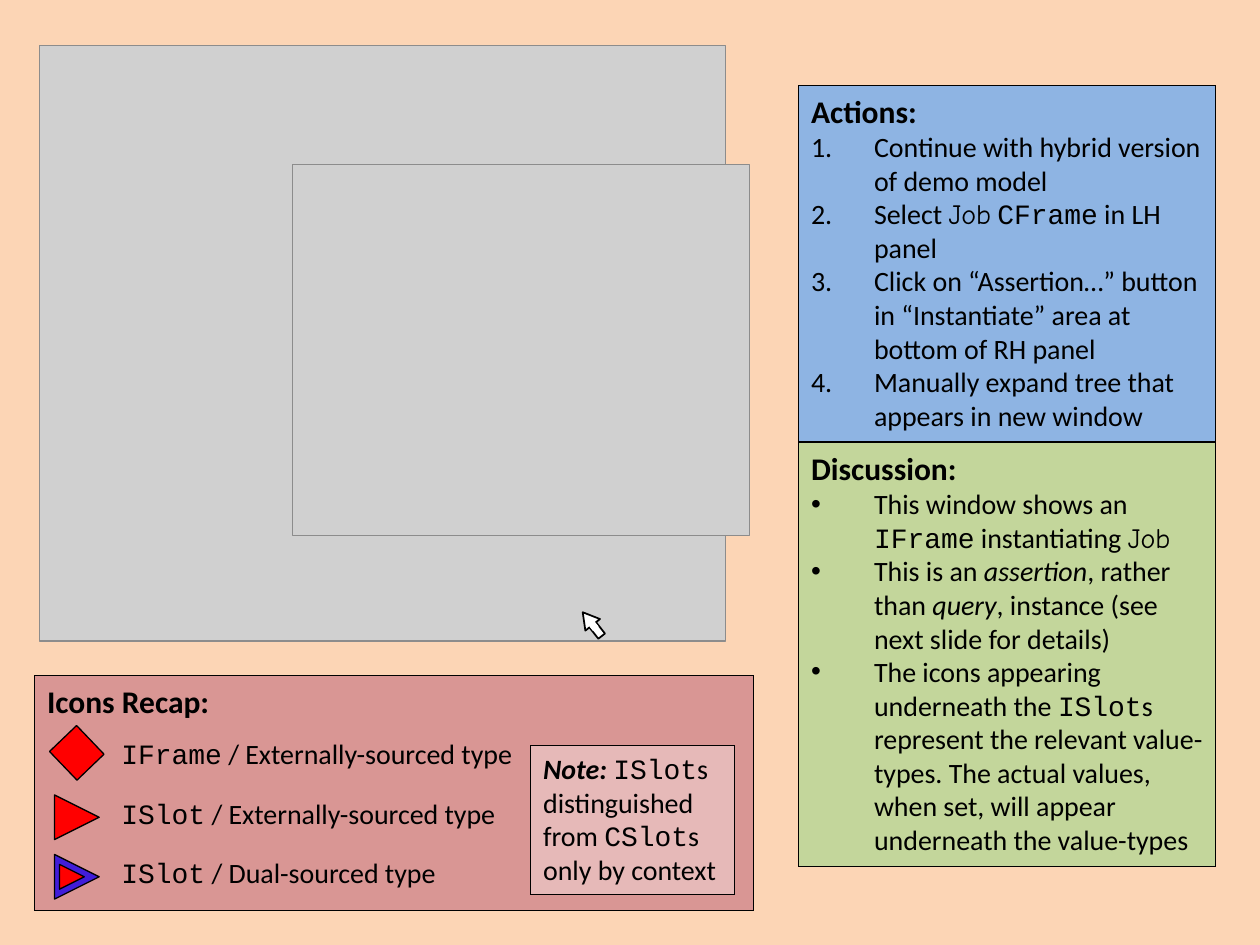
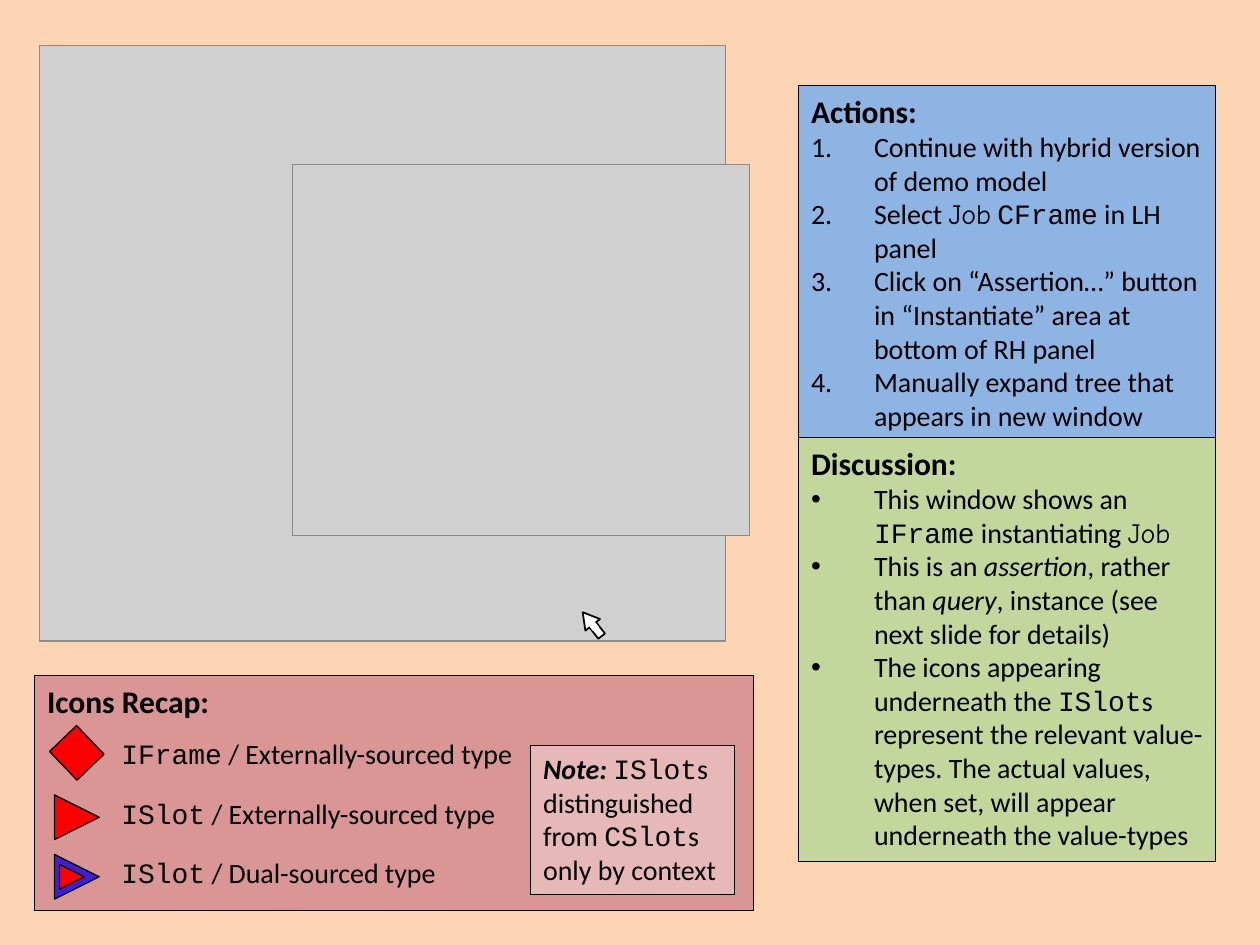
Before and after one commit to colin-puleston/mekon-hobo, a slide deck: slide 28 of docs/MEKON-HOBO Introductory Tutorial.pptx. Drawn at 1260x945 pixels with LibreOffice and Linux fonts; fonts in the diff are those of the drawing; grey boxes stand for pictures. Boxes give left, top, right and bottom in pixels: in the first picture for what was removed or moved away, otherwise in the second. Text is boxed around its words. In the diff, an @@ line names an element or a change of style, - is before the commit and + after.

```diff
--- a/docs/MEKON-HOBO Introductory Tutorial.pptx
+++ b/docs/MEKON-HOBO Introductory Tutorial.pptx
@@ rectangle "Discussion:": place and size @@
-rectangle "Discussion:" at [799, 442, 1216, 867]
+rectangle "Discussion:" at [799, 437, 1216, 862]
```
Also in this commit, not shown: 7 other slides changed, 9 slides added, 6 slides removed.
